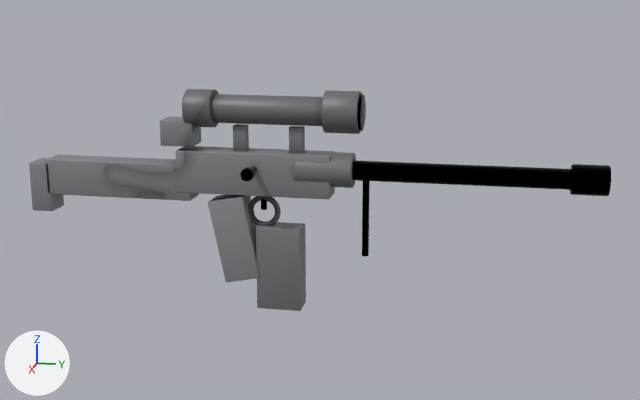
The glTF model assets/weapons/sniper.glb as it was, and as the next commit left it.
Camera for both pictures: a camera (50 mm lens) standing at (2.95, 0.771, 1.087) and looking at (0.023, 0.186, 0.356). Every picture has the same lights, and +X, +Y and +Z are marked at lower left. The older version comes first. Vertices at exactly the same position are counted once.

Objects in the first picture: 'sniper'.
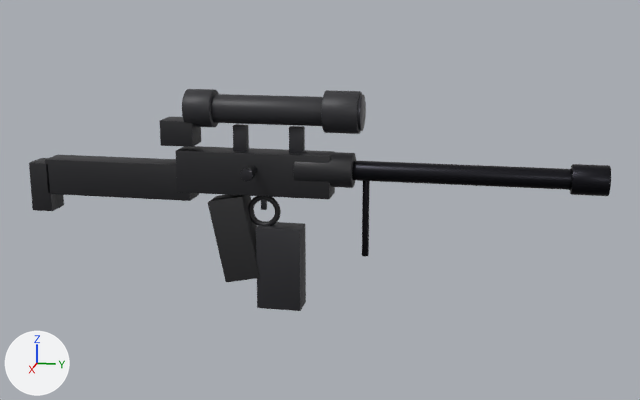
Location of each change, (x1, y1, x2, y2) in pixels of the pictures (640 x 400 px):
'sniper', recoloured, surface changed (grey to black): (29, 89, 611, 311) in both
part 1 of me_cube_239, recoloured (grey to black): (29, 117, 356, 226) in both
part 2 of me_cube_239, recoloured (lighter): (352, 161, 611, 257) in both
part 3 of me_cube_239, recoloured (grey to black): (208, 195, 260, 282) in both
part 4 of me_cube_239, recoloured: (240, 94, 365, 210) in both
part 5 of me_cube_239, recoloured (grey to dark grey): (182, 89, 362, 311) in both
part 6 of me_cube_239, surface changed (grey to black): (29, 89, 611, 311) in both

The change, as a list of edits to the scene's bpy script:
```text
Add mat_steel:
    mat_steel = principled_material('Steel')
    mat_steel.base_color = (0.075, 0.075, 0.085)  # dark grey #4d4d52
    mat_steel.metallic = 1.0
    mat_steel.roughness = 0.28
Add mat_darktac:
    mat_darktac = principled_material('DarkTac')
    mat_darktac.base_color = (0.03, 0.03, 0.035)  # dark grey #303035
    mat_darktac.metallic = 0.2
Add mat_grip:
    mat_grip = principled_material('Grip')
    mat_grip.base_color = (0.018, 0.018, 0.02)  # black #242427
    mat_grip.roughness = 0.72
Add mat_polymer:
    mat_polymer = principled_material('Polymer')
    mat_polymer.base_color = (0.014, 0.014, 0.017)  # black #1f1f23
Add mat_bluedsteel:
    mat_bluedsteel = principled_material('BluedSteel')
    mat_bluedsteel.base_color = (0.022, 0.022, 0.027)  # black #29292e
    mat_bluedsteel.metallic = 1.0
    mat_bluedsteel.roughness = 0.4
Change me_cube_239:
    where me_cube_239.from_pydata(...)  # 2304 vertices, 4532 faces; spans x -0.07..0.15, y -0.89..1.14, z -0.05..0.73
    used by ob_sniper; location = (0.0, 0.0, 0.0)
    me_cube_239 part 1: all 1700 faces that had it switch from mat_polymer_006 (picture img_sniper_tex) to mat_polymer (black #1f1f23)
    me_cube_239 part 2: all 756 faces that had it switch from mat_bluedsteel_006 (picture img_sniper_tex) to mat_bluedsteel (black #29292e)
    me_cube_239 part 3: all 108 faces that had it switch from mat_grip_005 (picture img_sniper_tex) to mat_grip (black #242427)
    me_cube_239 part 4: all 720 faces that had it switch from mat_steel_006 (picture img_sniper_tex) to mat_steel (dark grey #4d4d52)
    me_cube_239 part 5: all 1248 faces that had it switch from mat_darktac_004 (picture img_sniper_tex) to mat_darktac (dark grey #303035)
    me_cube_239 part 6: texture (UV) coordinates of 4532 of 4532 faces, centred in x -0.07..0.15, y -0.89..1.14, z -0.05..0.73, changed; they spanned u 0.01..0.99, v 0.01..0.99 and now span u 0.0..1.0, v 0.0..1.0
```
